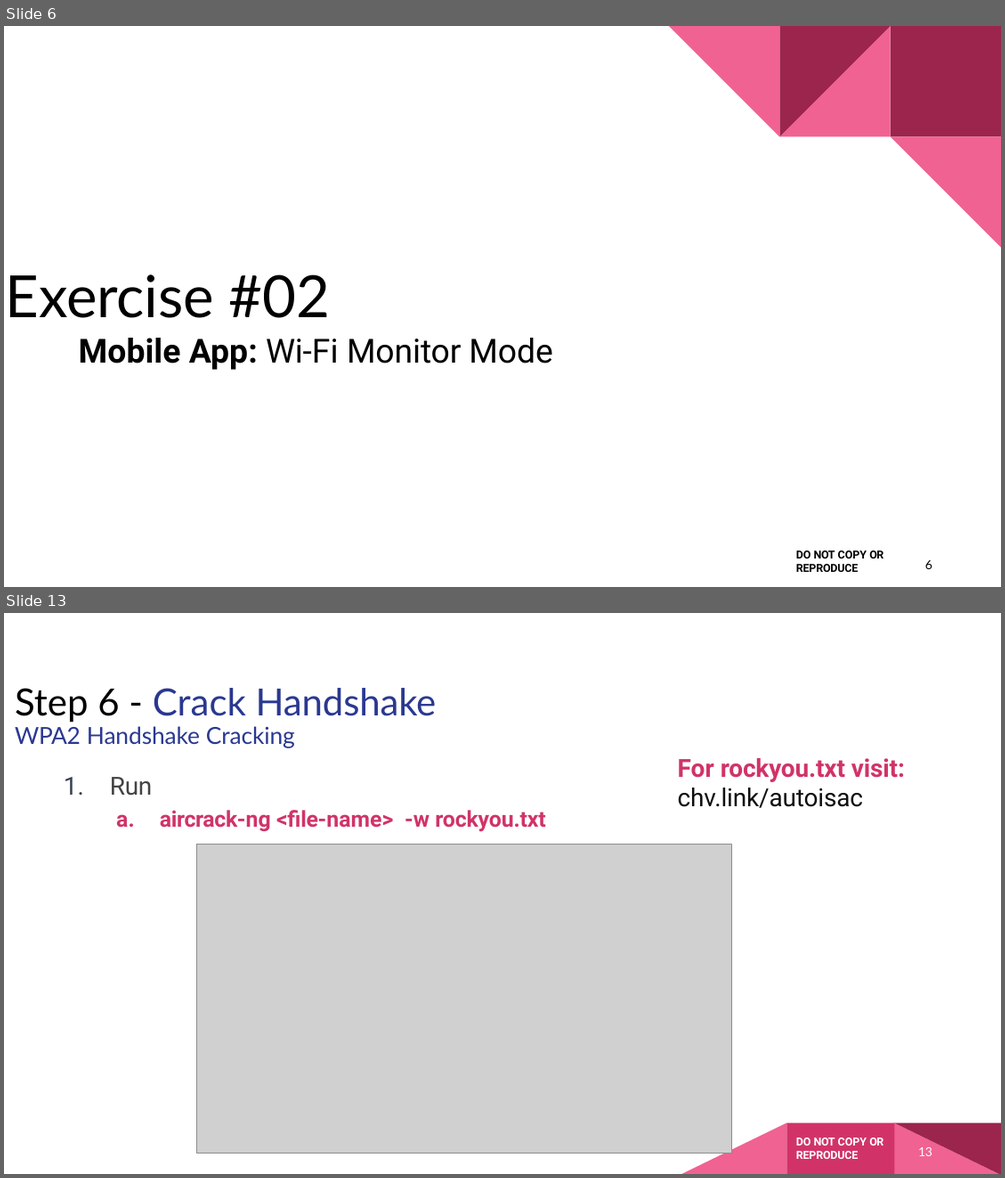
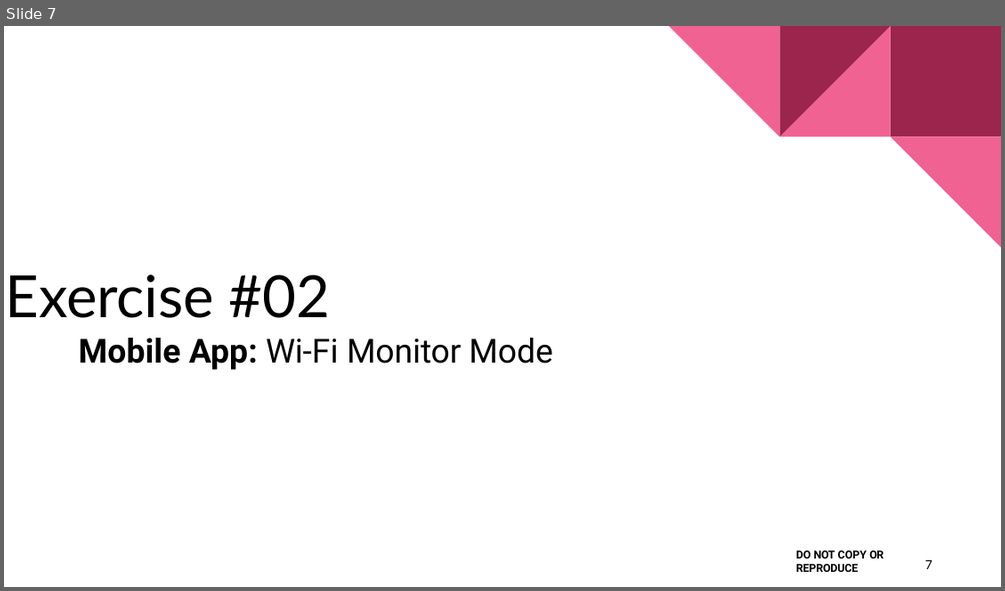
Before and after one commit to nprobert/AutoISAC-ACT-AdvWireless, a slide deck: 3 ACT AW - WiFi.pptx. Shown one above the other, each under a label of ours: slides 6 and 13 before the commit, slide 7 after it; the slides between them are not shown. The pictures are 1005x1178 and 1005x591 pixels, drawn with LibreOffice and Linux fonts; fonts in the diff are those of the drawing; grey boxes stand for pictures. Boxes give left, top, right and bottom in pixels: in the first picture for what was removed or moved away, otherwise in the second. Text is boxed around its words. In the diff, an @@ line names an element or a change of style, - is before the commit and + after.

```diff
--- a/3 ACT AW - WiFi.pptx
+++ b/3 ACT AW - WiFi.pptx
@@ slide 13 removed at (4,613,1001,1174), background #FFFFFF @@
@@ title removed at (15,688,437,748) @@
-Step 6 - Crack Handshake
-WPA2 Handshake Cracking
@@ text removed at (678,758,905,808) @@
-For rockyou.txt visit:
-chv.link/autoisac
@@ text removed at (110,777,545,832) @@
-1. Run
-  a. aircrack-ng <ﬁle-name> -w rockyou.txt
@@ group removed at (197,844,1001,1174): 3 freeform shapes, 1 picture @@
@@ text removed at (796,1137,883,1159) @@
-DO NOT COPY OR REPRODUCE
@@ freeform shape removed at (894,1123,999,1174) @@
@@ page number removed at (918,1147,932,1156) @@
-13
@@ what was slide 6 is now slide 7 @@
@@ page number at (925,560,932,569): text changed @@
-6
+7
```
Also in this commit, not shown: 3 slides changed, 1 slide added, 15 other slides removed, 1 other file.
